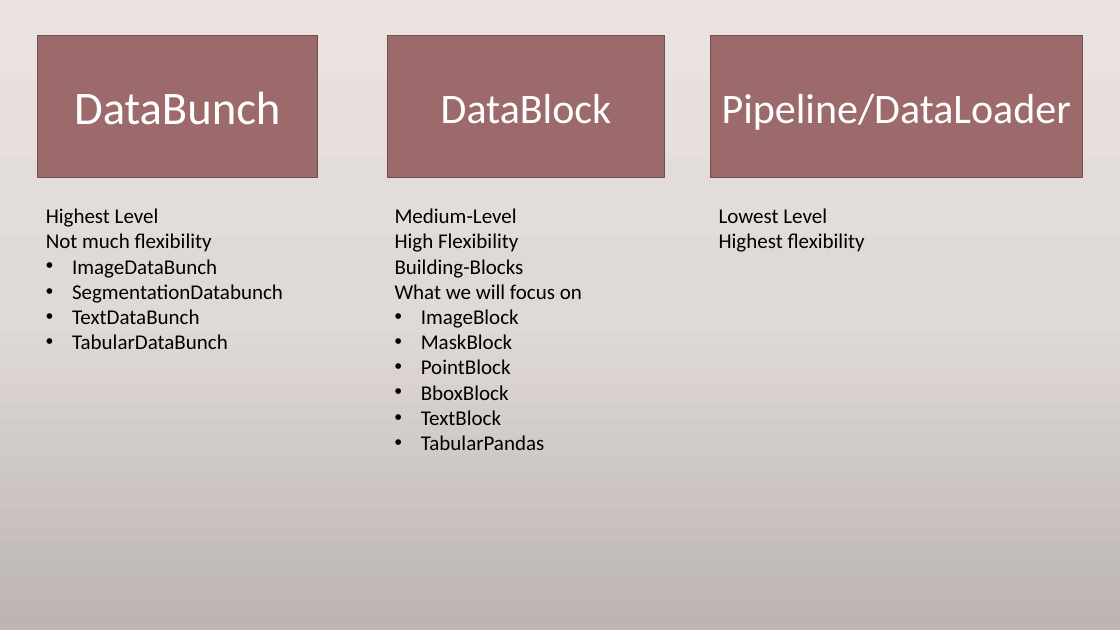
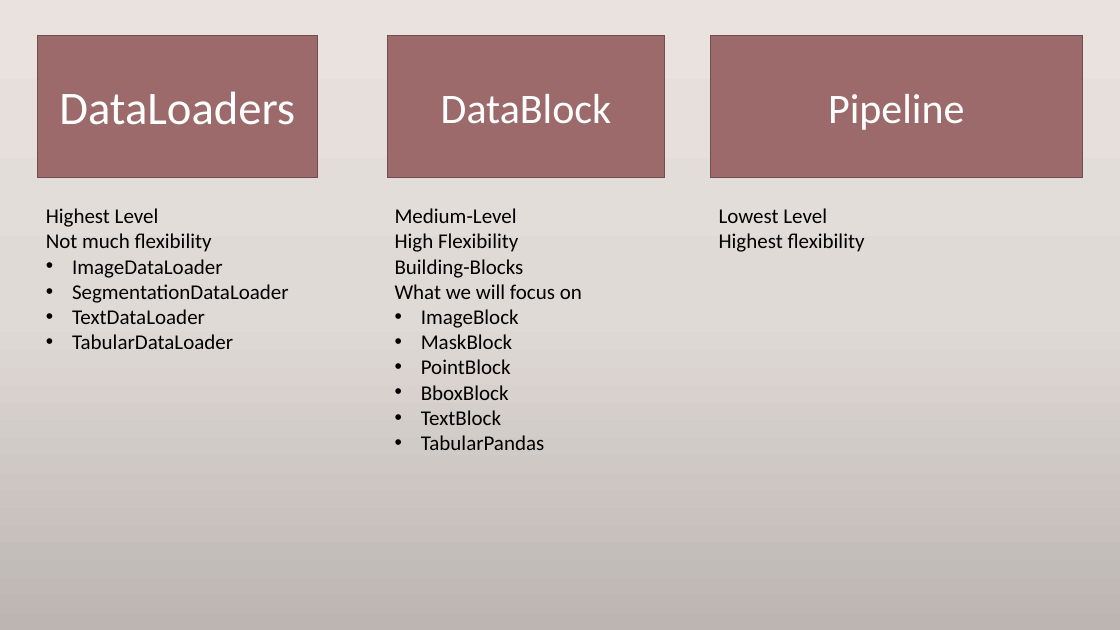
Before and after one commit to kevinlai1010/Deep-Learnging-for-coders, a slide deck: slide 2 of 01_Slides.pptx. Drawn at 1120x630 pixels with LibreOffice and Linux fonts; fonts in the diff are those of the drawing. Boxes give left, top, right and bottom in pixels: in the first picture for what was removed or moved away, otherwise in the second. Text is boxed around its words. In the diff, an @@ line names an element or a change of style, - is before the commit and + after.

Commit message:
update slides

```diff
--- a/01_Slides.pptx
+++ b/01_Slides.pptx
@@ text in rectangle at bbox=[59, 91, 295, 125]: text changed @@
-DataBunch
+DataLoaders
@@ text in rectangle at bbox=[828, 94, 964, 130]: text changed @@
-Pipeline/DataLoader
+Pipeline
@@ text at bbox=[72, 259, 289, 349]: text changed @@
-• ImageDataBunch
-• SegmentationDatabunch
-• TextDataBunch
-• TabularDataBunch
+• ImageDataLoader
+• SegmentationDataLoader
+• TextDataLoader
+• TabularDataLoader
```
Also in this commit, not shown: 2 other slides changed, 1 slide added, 1 other file.
